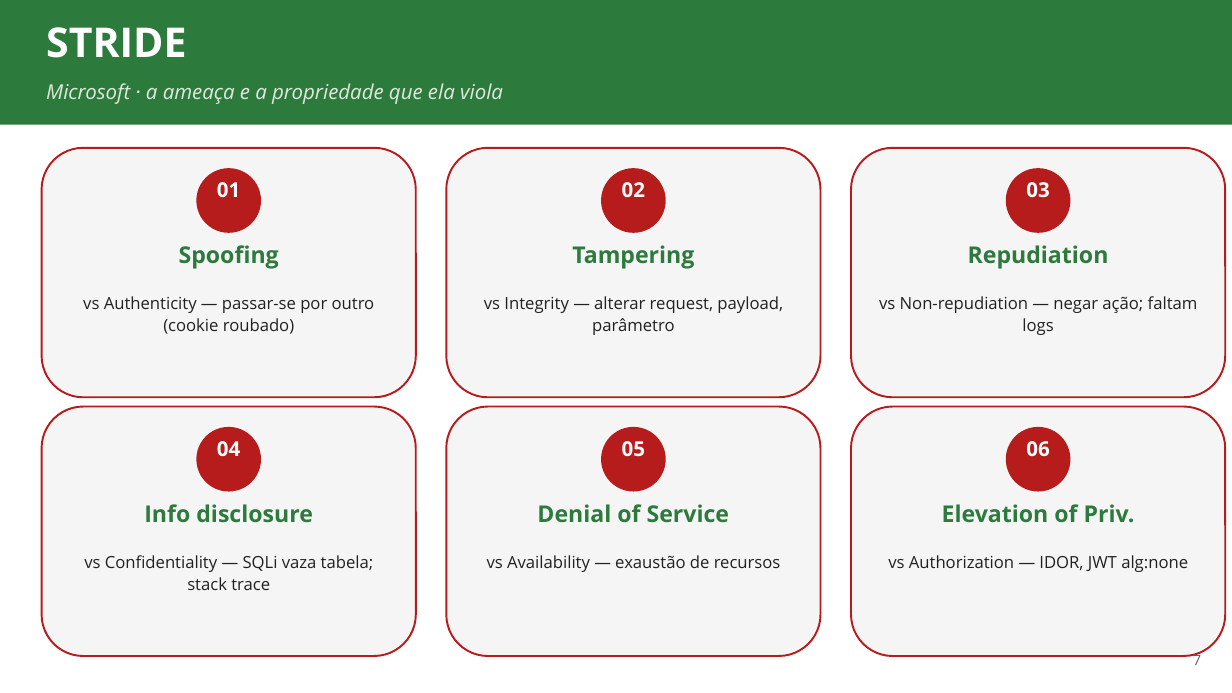
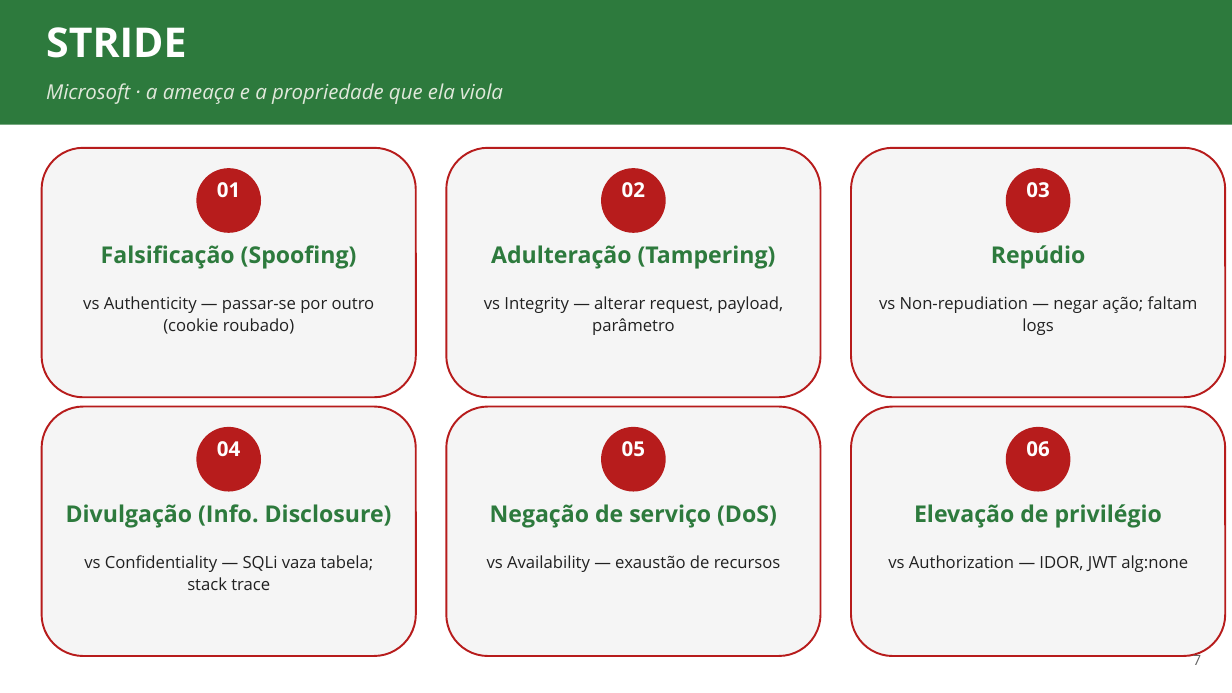
Before and after one commit to ads-sapucaia-ssc/SSC, a slide deck: slide 7 of aulas/aula-03-dfd-e-stride.pptx. Drawn at 1232x693 pixels with LibreOffice and Linux fonts; fonts in the diff are those of the drawing. Boxes give left, top, right and bottom in pixels: in the first picture for what was removed or moved away, otherwise in the second. Text is boxed around its words. In the diff, an @@ line names an element or a change of style, - is before the commit and + after.

```diff
--- a/aulas/aula-03-dfd-e-stride.pptx
+++ b/aulas/aula-03-dfd-e-stride.pptx
@@ text at (101, 245, 357, 269): text changed @@
-Spoofing
+Falsificação (Spoofing)
@@ text at (491, 245, 776, 269): text changed @@
-Tampering
+Adulteração (Tampering)
@@ text at (991, 245, 1086, 269): text changed @@
-Repudiation
+Repúdio
@@ text at (66, 504, 392, 527): text changed @@
-Info disclosure
+Divulgação (Info. Disclosure)
@@ text at (490, 504, 777, 527): text changed @@
-Denial of Service
+Negação de serviço (DoS)
@@ text at (914, 504, 1162, 527): text changed @@
-Elevation of Priv.
+Elevação de privilégio
```
Also in this commit, not shown: 1 other slide changed, 1 other file.
